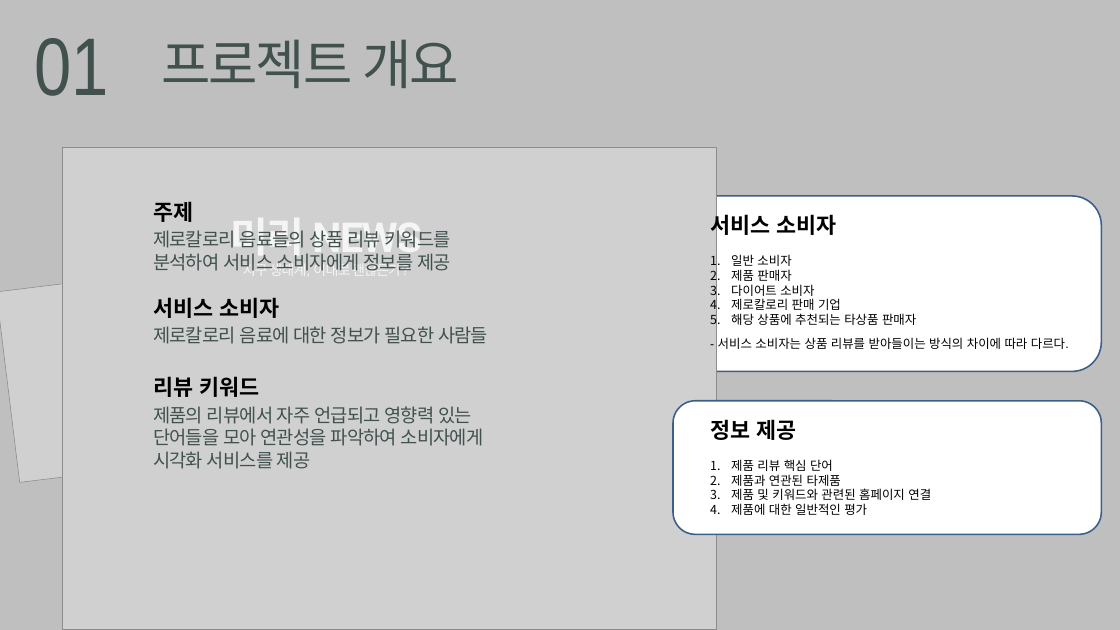
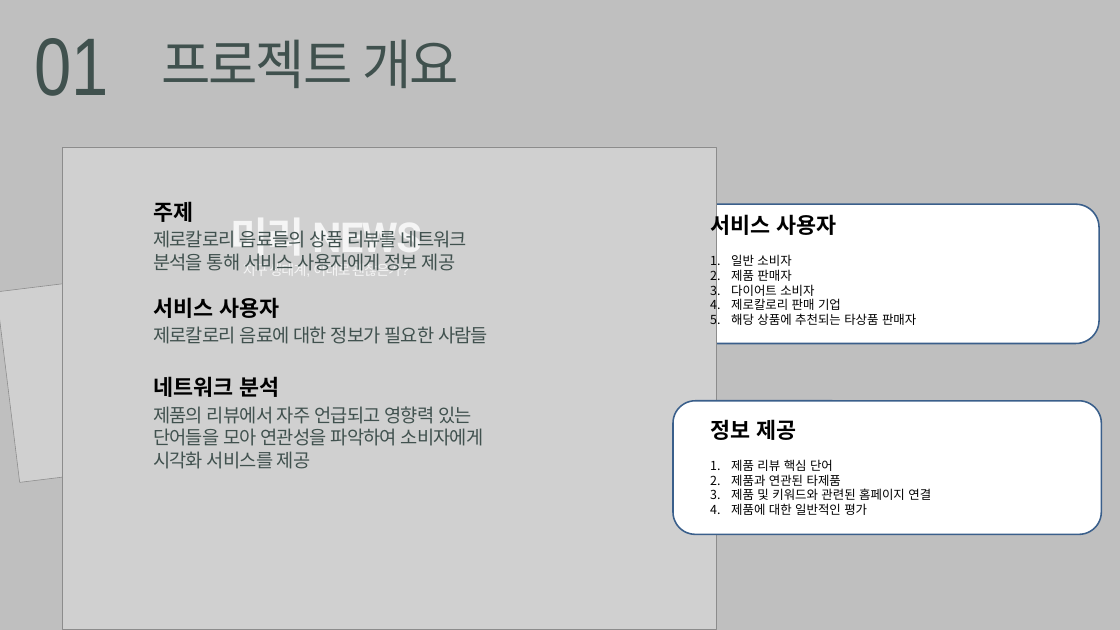
Before and after one commit to JUICE-JinHyeong/multicampus_final_First, a slide deck: slide 3 of final_project/프로젝트 필요 양식/멘토링_1조.pptx. Drawn at 1120x630 pixels with LibreOffice and Linux fonts; fonts in the diff are those of the drawing; grey boxes stand for pictures. Boxes give left, top, right and bottom in pixels: in the first picture for what was removed or moved away, otherwise in the second. Text is boxed around its words. In the diff, an @@ line names an element or a change of style, - is before the commit and + after.

```diff
--- a/final_project/프로젝트 필요 양식/멘토링_1조.pptx
+++ b/final_project/프로젝트 필요 양식/멘토링_1조.pptx
@@ rounded rectangle: place and size @@
-rounded rectangle at <box>673,196,1102,371</box>
+rounded rectangle at <box>671,204,1099,344</box>
@@ text at <box>153,230,467,271</box>: text changed @@
-제로칼로리 음료들의 상품 리뷰 키워드를 분석하여 서비스 소비자에게 정보를 제공
+제로칼로리 음료들의 상품 리뷰를 네트워크 분석을 통해 서비스 사용자에게 정보 제공
@@ text at <box>710,211,836,239</box>: text changed @@
-서비스 소비자
+서비스 사용자
@@ text at <box>153,297,279,318</box>: text changed @@
-서비스 소비자
+서비스 사용자
@@ text removed at <box>718,337,1069,349</box> @@
-- 서비스 소비자는 상품 리뷰를 받아들이는 방식의 차이에 따라 다르다.
@@ text at <box>153,376,279,397</box>: text changed @@
-리뷰 키워드
+네트워크 분석
```
Also in this commit, not shown: 3 other slides changed, 1 slide added, 2 slides removed, 2 other files.
